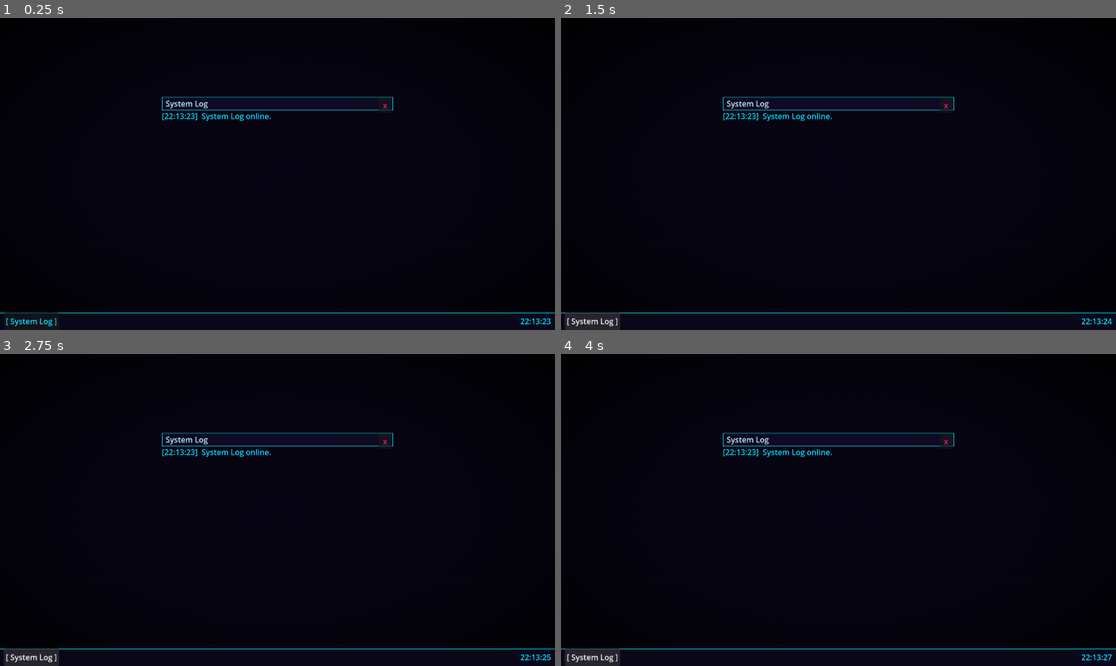
Above: before the commit, frames 1-4 (two rows, left to right).
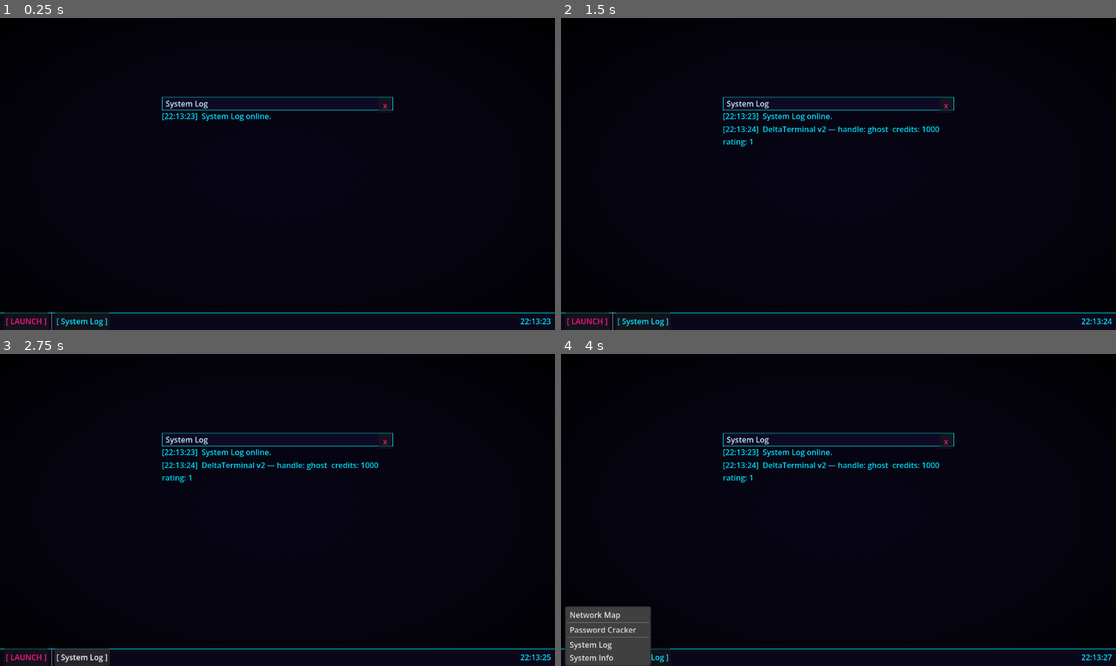
Above: after the commit, the same moments.

Repository: Sub-Xaero/Delta-Terminal-v2
Game: Godot game, scene res://scenes/desktop/desktop.tscn
The game is run twice, just before and just after one commit, with the same random seed, the same clock (stepped at 60 frames per second) and the same inputs.
Inputs:
- Up to frame 1 (0.25 s): no input
- Up to frame 2 (1.5 s): click "[ System Log ]" (after the commit: "[ LAUNCH ]") at 0.5 s; click "[ System Log ]" (after the commit: "[ LAUNCH ]") at 1.25 s
- Up to frame 3 (2.75 s): click "[ System Log ]" at 2 s
- Up to frame 4 (4 s): click "[ System Log ]" at 2.75 s; click "[ System Log ]" (after the commit: "[ LAUNCH ]") at 3.5 s

The runs differ from the first frame. In frame 1, 0.3% of the frame differs, in the area x 1-20%, y 94-100%; in frame 2, 0.7%; in frame 3, 1.1%; in frame 4, 3.4%, in the area x 0-69%, y 34-100%.

Commit message:
Fix context menu accessibility
ToolWindow now forwards right-click events via EventBus.context_menu_requested,
so right-clicking anywhere (desktop or any tool window) reliably shows the
context menu. Desktop connects to the signal in addition to _unhandled_input,
extracting the show logic into _show_context_menu(). Taskbar gains a persistent
[ LAUNCH ] button (hot-pink) that also emits the signal, giving a reliable
always-visible entry point for opening tools.

Diff:
--- a/scenes/desktop/desktop.gd
+++ b/scenes/desktop/desktop.gd
@@ -14,6 +14,7 @@
 func _ready() -> void:
 	GameManager.transition_to(GameManager.State.DESKTOP)
 	_setup_context_menu()
+	EventBus.context_menu_requested.connect(_show_context_menu)
 	window_manager.spawn_tool_window(SystemLogScene, "System Log")
 
 
@@ -32,9 +33,13 @@
 func _unhandled_input(event: InputEvent) -> void:
 	if event is InputEventMouseButton:
 		if event.button_index == MOUSE_BUTTON_RIGHT and event.pressed:
-			context_menu.position = Vector2i(get_global_mouse_position())
-			context_menu.popup()
+			_show_context_menu(get_global_mouse_position())
 			get_viewport().set_input_as_handled()
+
+
+func _show_context_menu(at_position: Vector2) -> void:
+	context_menu.position = Vector2i(at_position)
+	context_menu.popup()
 
 
 func _on_context_menu_id_pressed(id: int) -> void:
--- a/scenes/desktop/taskbar.gd
+++ b/scenes/desktop/taskbar.gd
@@ -15,6 +15,20 @@
 	EventBus.tool_closed.connect(_on_tool_closed)
 	_apply_theme()
 	_update_clock()
+	_add_launch_button()
+
+
+func _add_launch_button() -> void:
+	var btn := Button.new()
+	btn.text = "[ LAUNCH ]"
+	btn.add_theme_color_override("font_color", Color(1.0, 0.08, 0.55))
+	btn.pressed.connect(func():
+		EventBus.context_menu_requested.emit(btn.global_position + Vector2(0.0, -4.0))
+	)
+	task_items.add_child(btn)
+	# Separator to visually divide launch button from tool buttons
+	var sep := VSeparator.new()
+	task_items.add_child(sep)
 
 
 func _process(_delta: float) -> void:
--- a/scenes/desktop/tool_window.gd
+++ b/scenes/desktop/tool_window.gd
@@ -44,6 +44,8 @@
 
 func _on_self_input(event: InputEvent) -> void:
 	if event is InputEventMouseButton and event.pressed:
+		if event.button_index == MOUSE_BUTTON_RIGHT:
+			EventBus.context_menu_requested.emit(get_global_mouse_position())
 		window_focused.emit(tool_name)
 
 
--- a/scripts/autoloads/event_bus.gd
+++ b/scripts/autoloads/event_bus.gd
@@ -28,3 +28,4 @@
 # ── System / UI ───────────────────────────────────────────────────────────────
 signal log_message(text: String, level: String)   # level: "info" | "warn" | "error"
 signal player_stats_changed()
+signal context_menu_requested(at_position: Vector2)
